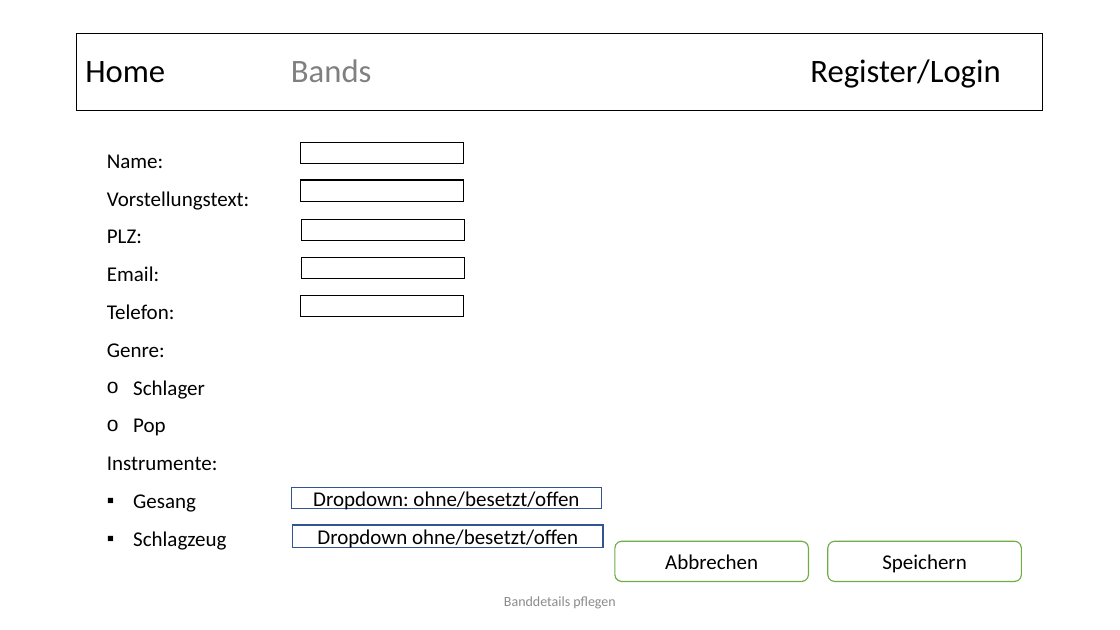
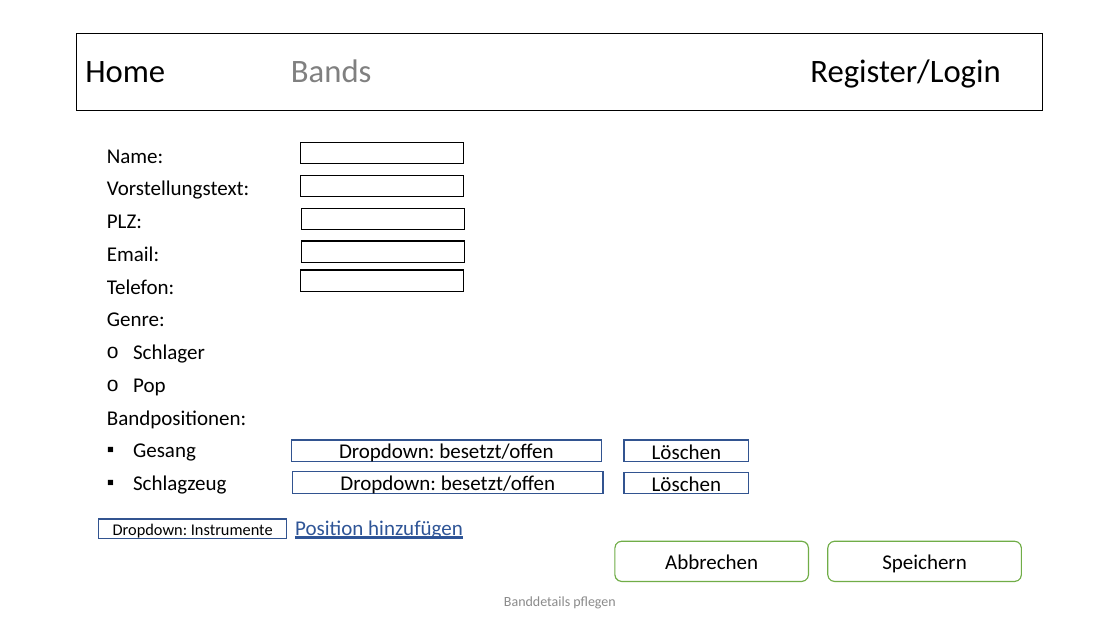
Before and after one commit to WCS-Java-Training-Bonn-2019/where-is-my-band, a slide deck: slide 5 of Projektdokumentation/MockflowSoundmachine.pptx. Drawn at 1120x630 pixels with LibreOffice and Linux fonts; fonts in the diff are those of the drawing. Boxes give left, top, right and bottom in pixels: in the first picture for what was removed or moved away, otherwise in the second. Text is boxed around its words. In the diff, an @@ line names an element or a change of style, - is before the commit and + after.

Commit message:
Bandpositionenpflege hinzugefuegt

```diff
--- a/Projektdokumentation/MockflowSoundmachine.pptx
+++ b/Projektdokumentation/MockflowSoundmachine.pptx
@@ text at (107, 149, 249, 494): line spacing 1.5 to 1.3 @@
@@ rectangle: place and size @@
-rectangle at (300, 180, 463, 201)
+rectangle at (300, 176, 463, 197)
@@ rectangle: place and size @@
-rectangle at (302, 219, 465, 240)
+rectangle at (302, 208, 465, 229)
@@ rectangle: place and size @@
-rectangle at (302, 257, 465, 278)
+rectangle at (302, 241, 465, 262)
@@ rectangle: place and size @@
-rectangle at (300, 296, 463, 317)
+rectangle at (300, 270, 463, 291)
@@ text at (107, 410, 246, 429): text changed @@
-Instrumente:
+Bandpositionen:
@@ rectangle "Dropdown: besetzt/offen": place and size @@
-rectangle "Dropdown: besetzt/offen" at (292, 487, 602, 508)
+rectangle "Dropdown: besetzt/offen" at (292, 440, 602, 461)
@@ text in rectangle at (339, 443, 553, 462): text changed @@
-Dropdown: ohne/besetzt/offen
+Dropdown: besetzt/offen
@@ rectangle added at (624, 440, 749, 462), outline #325491 1 pt, 18 pt, text #000000 @@
+Löschen
@@ rectangle "Dropdown: besetzt/offen": place and size @@
-rectangle "Dropdown: besetzt/offen" at (293, 525, 603, 548)
+rectangle "Dropdown: besetzt/offen" at (293, 471, 603, 494)
@@ text in rectangle at (340, 475, 555, 494): text changed @@
-Dropdown ohne/besetzt/offen
+Dropdown: besetzt/offen
@@ rectangle added at (624, 472, 749, 494), outline #325491 1 pt, 18 pt, text #000000 @@
+Löschen
@@ rectangle added at (98, 519, 287, 539), outline #325491 1 pt, 14 pt, text #000000 @@
+Dropdown: Instrumente
@@ text added at (295, 520, 463, 539), 18 pt, text #2F5597, underline @@
+Position hinzufügen
```
Also in this commit, not shown: 1 other file.
